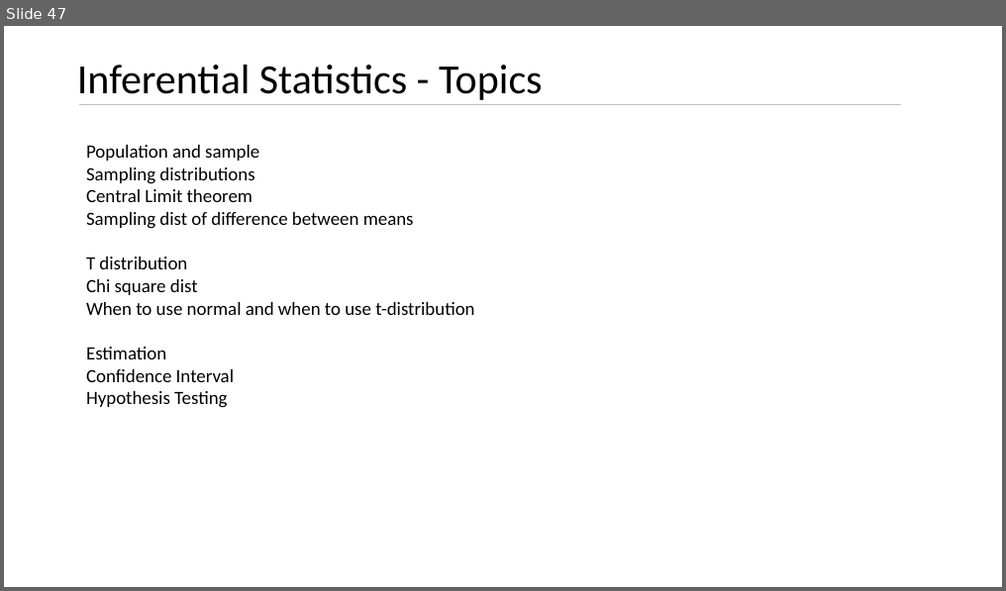
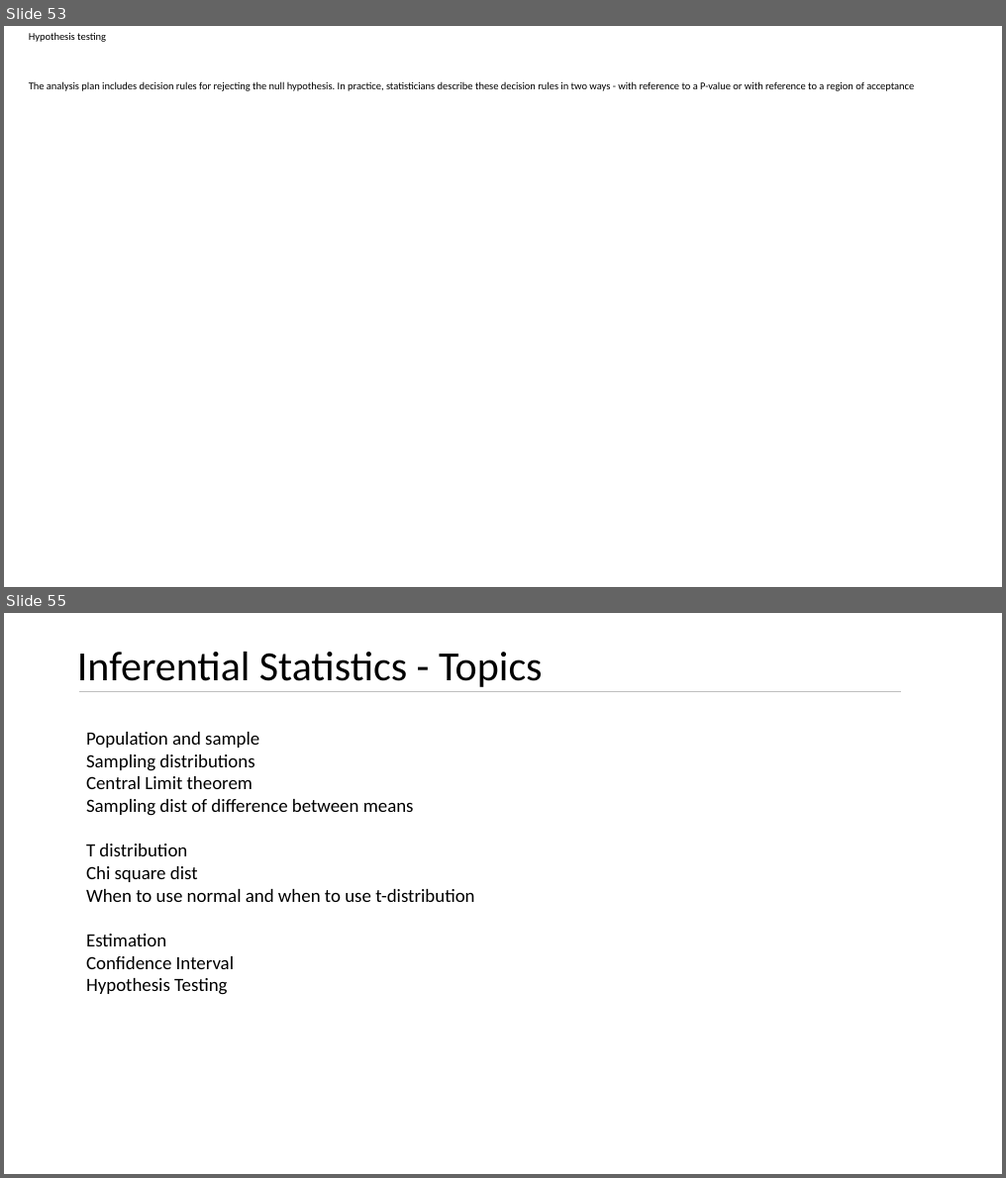
Before and after one commit to kushkul/Intro-to-Analytics, a slide deck: Statistics/Lesson 7 Inferential Statistics.pptx. Shown one above the other, each under a label of ours: slide 47 before the commit, slides 53 and 55 after it; the slides between them are not shown. The pictures are 1006x591 and 1006x1178 pixels, drawn with LibreOffice and Linux fonts; fonts in the diff are those of the drawing. Boxes give left, top, right and bottom in pixels: in the first picture for what was removed or moved away, otherwise in the second. Text is boxed around its words. In the diff, an @@ line names an element or a change of style, - is before the commit and + after.

Commit message:
Add hypothesis testing basics

```diff
--- a/Statistics/Lesson 7 Inferential Statistics.pptx
+++ b/Statistics/Lesson 7 Inferential Statistics.pptx
@@ slide 53 added at (x1=4, y1=26, x2=1002, y2=587), background #FFFFFF @@
@@ text added at (x1=29, y1=32, x2=914, y2=91), 10 pt, text #000000 @@
+Hypothesis testing
+The analysis plan includes decision rules for rejecting the null hypothesis. In practice, statisticians describe these decision rules in two ways - with reference to a P-value or with reference to a region of acceptance
@@ what was slide 47 is now slide 55 @@
```
Also in this commit, not shown: 3 slides changed, 8 other slides added, 1 slide removed.
